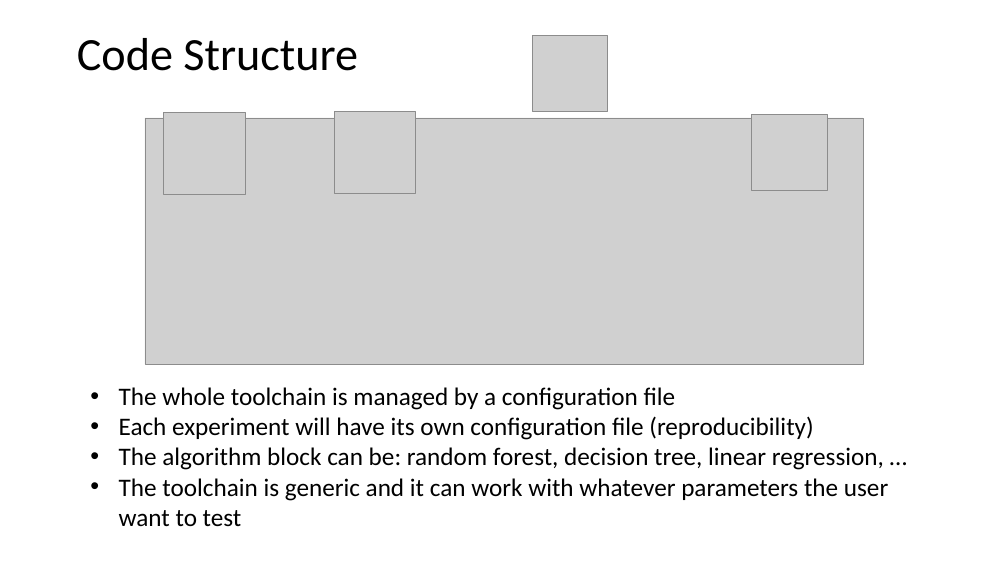
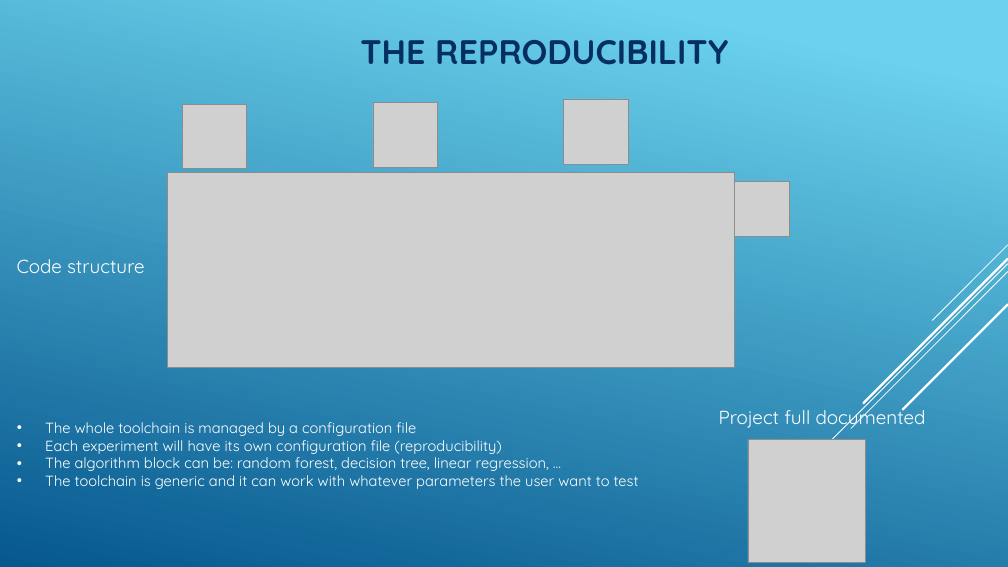
Before and after one commit to CherubiniArt/mini_project_m05, a slide deck: slide 5 of doc/project_status_21_09_2020.pptx (slide 4 before the commit). Drawn at 1008x567 pixels with LibreOffice and Linux fonts; fonts in the diff are those of the drawing; grey boxes stand for pictures. Boxes give left, top, right and bottom in pixels: in the first picture for what was removed or moved away, otherwise in the second. Text is boxed around its words. In the diff, an @@ line names an element or a change of style, - is before the commit and + after.

Commit message:
Make the presentation for 21/09/2020

```diff
--- a/doc/project_status_21_09_2020.pptx
+++ b/doc/project_status_21_09_2020.pptx
@@ background #FFFFFF to gradient #6ED2EB to #06588E @@
@@ title at <box>360,40,728,65</box>: text changed; size 44 to 32.4 pt; font Calibri to Quicksand; text colour #000000 to #052F61; bold on @@
-Code Structure
+THE REPRODUCIBILITY
@@ picture: place and size @@
-picture at <box>164,113,246,194</box>
+picture at <box>182,104,247,169</box>
@@ picture: place and size @@
-picture at <box>334,112,416,194</box>
+picture at <box>373,103,437,167</box>
@@ picture: place and size @@
-picture at <box>532,36,608,111</box>
+picture at <box>564,99,629,164</box>
@@ picture removed at <box>752,115,827,191</box> @@
@@ picture: place and size @@
-picture at <box>145,118,864,364</box>
+picture at <box>168,172,734,367</box>
@@ picture added at <box>734,181,789,237</box> @@
@@ text added at <box>17,259,144,273</box>, 18 pt, text #FFFFFF @@
+Code structure
@@ group added at <box>761,245,1008,510</box>: 5 lines @@
@@ text "The whole toolchain is managed ...": place and size @@
-text "The whole toolchain is managed ..." at <box>119,387,888,526</box>
+text "The whole toolchain is managed ..." at <box>45,422,639,489</box>
@@ text "The whole toolchain is managed ..." at <box>45,422,639,489</box>: size 24 to 14 pt, font Calibri to Quicksand, text colour #000000 to #FFFFFF @@
@@ text added at <box>719,404,926,430</box>, 18 pt, text #FFFFFF @@
+Project full documented
@@ picture added at <box>748,440,865,563</box> @@
```
Also in this commit, not shown: 3 other slides changed, 5 slides added.
